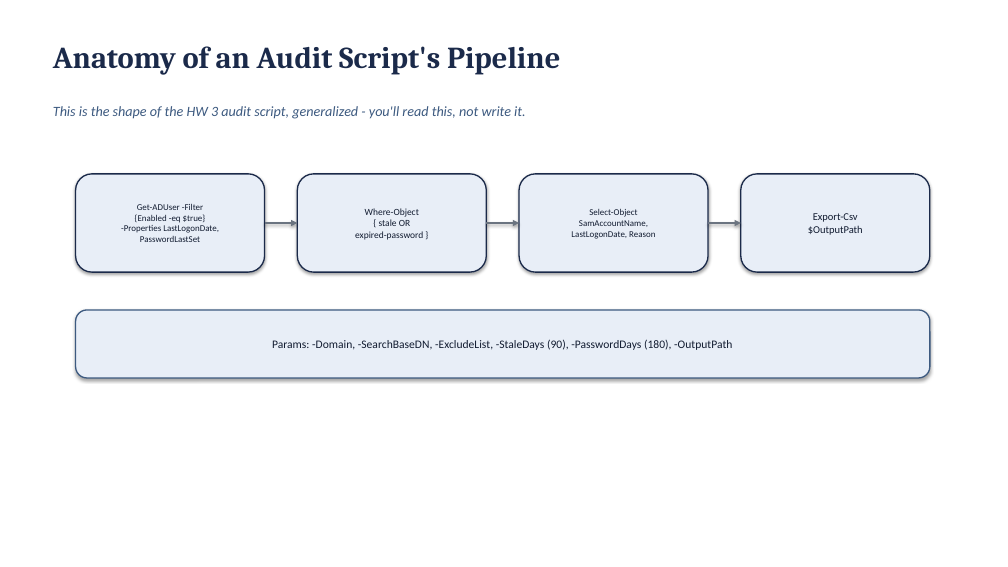
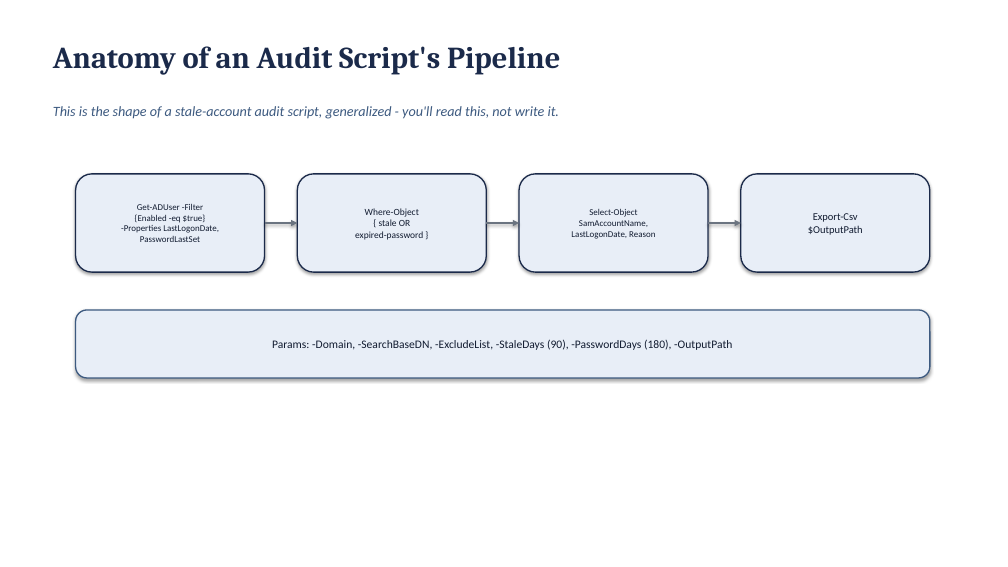
Before and after one commit to BYU-CYBER-444/byu-cyber-444.github.io, a slide deck: slide 40 of lectures/CYBER444_Week03_Windows_Server_Administration.pptx (slide 29 before the commit). Drawn at 1008x567 pixels with LibreOffice and Linux fonts; fonts in the diff are those of the drawing. Boxes give left, top, right and bottom in pixels: in the first picture for what was removed or moved away, otherwise in the second. Text is boxed around its words. In the diff, an @@ line names an element or a change of style, - is before the commit and + after.

```diff
--- a/lectures/CYBER444_Week03_Windows_Server_Administration.pptx
+++ b/lectures/CYBER444_Week03_Windows_Server_Administration.pptx
@@ text at box(53, 106, 560, 119): text changed @@
-This is the shape of the HW 3 audit script, generalized - you'll read this, not write it.
+This is the shape of a stale-account audit script, generalized - you'll read this, not write it.
```
Also in this commit, not shown: 14 other slides changed, 15 slides added, 1 slide removed, 2 other files.
